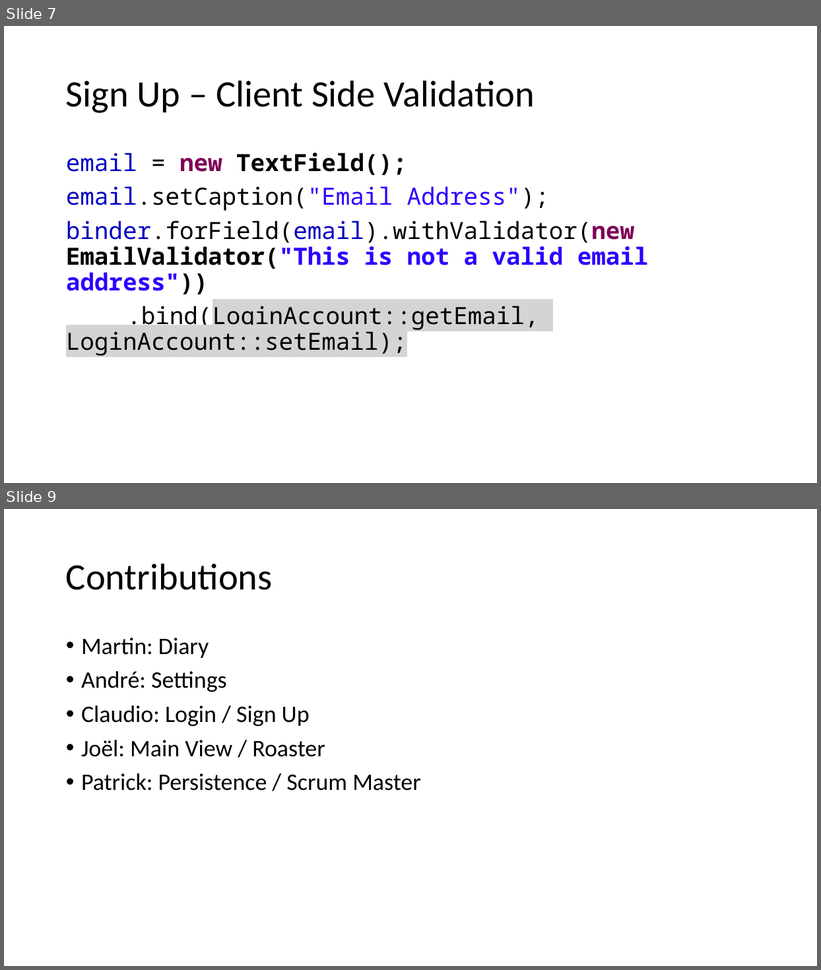
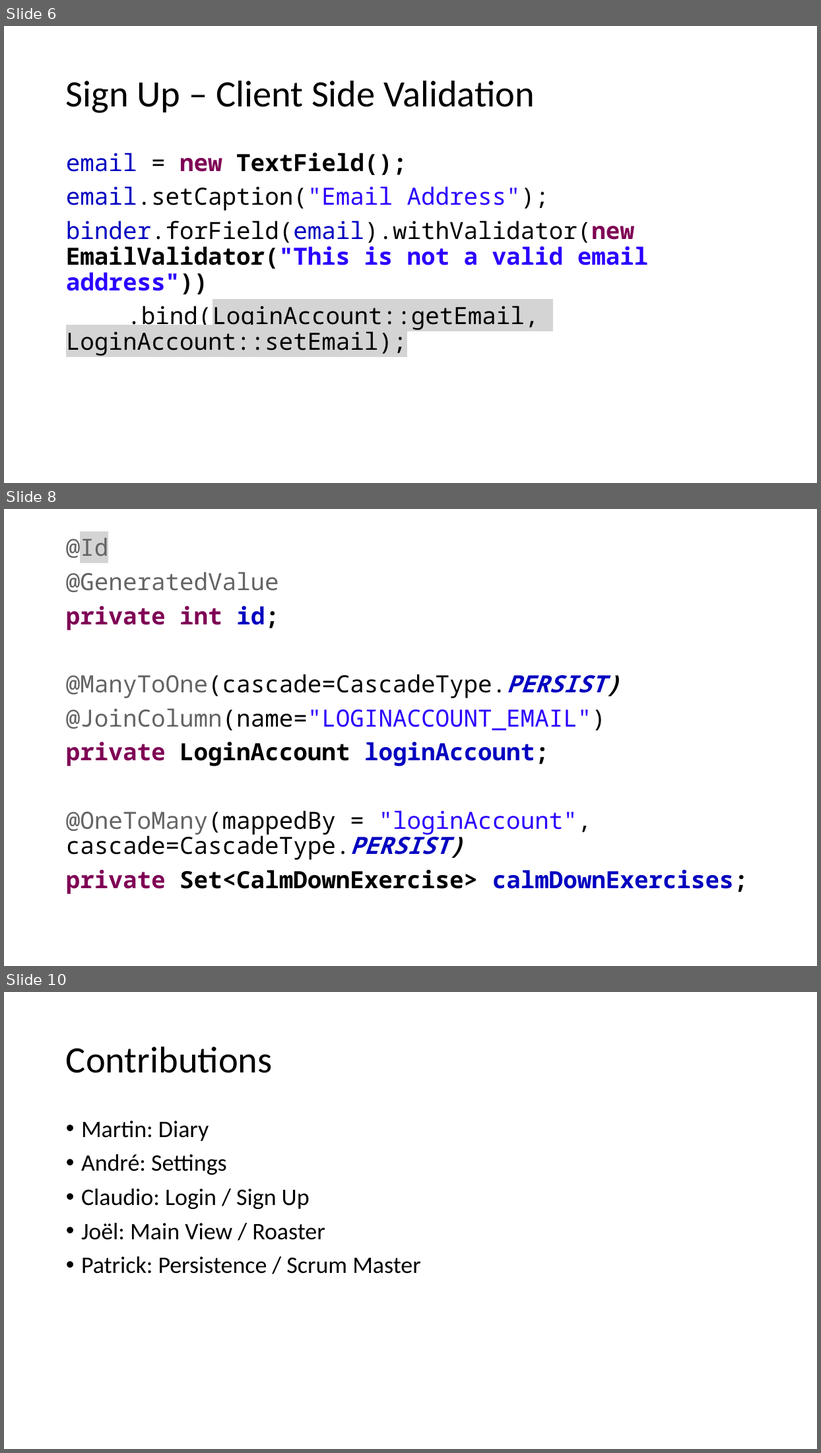
Before and after one commit to wyssp8/BTI7081-Software-Engineering-and-Design, a slide deck: doc/CS01/task14/cs1-task14-presentation.pptx. Shown one above the other, each under a label of ours: slides 7 and 9 before the commit, slides 6, 8 and 10 after it; the slides between them are not shown. The pictures are 821x970 and 821x1453 pixels, drawn with LibreOffice and Linux fonts; fonts in the diff are those of the drawing. Boxes give left, top, right and bottom in pixels: in the first picture for what was removed or moved away, otherwise in the second. Text is boxed around its words. In the diff, an @@ line names an element or a change of style, - is before the commit and + after.

```diff
--- a/doc/CS01/task14/cs1-task14-presentation.pptx
+++ b/doc/CS01/task14/cs1-task14-presentation.pptx
@@ slide 8 added at (x1=4, y1=509, x2=817, y2=966), background #FFFFFF @@
@@ text added at (x1=66, y1=533, x2=748, y2=894), 28 pt, text #000000 @@
+@Id
+@GeneratedValue
+private int id;
+@ManyToOne(cascade=CascadeType.PERSIST)
+@JoinColumn(name="LOGINACCOUNT_EMAIL")
+private LoginAccount loginAccount;
+@OneToMany(mappedBy = "loginAccount", cascade=CascadeType.PERSIST)
+private Set<CalmDownExercise> calmDownExercises;
@@ what was slide 7 is now slide 6 @@
@@ what was slide 9 is now slide 10 @@
```
Also in this commit, not shown: 2 slides changed, 1 other slide added, 1 slide removed.
